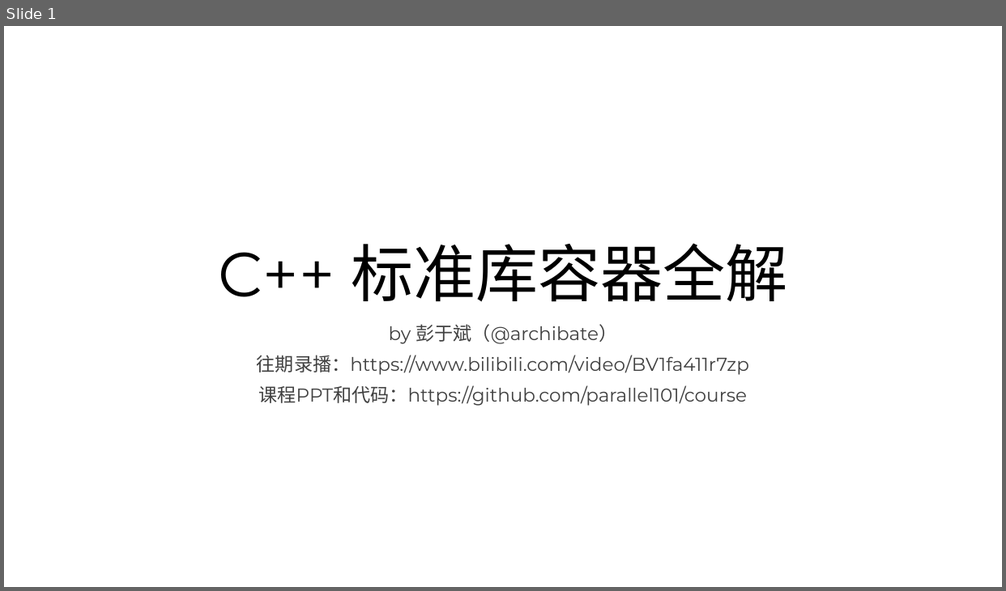
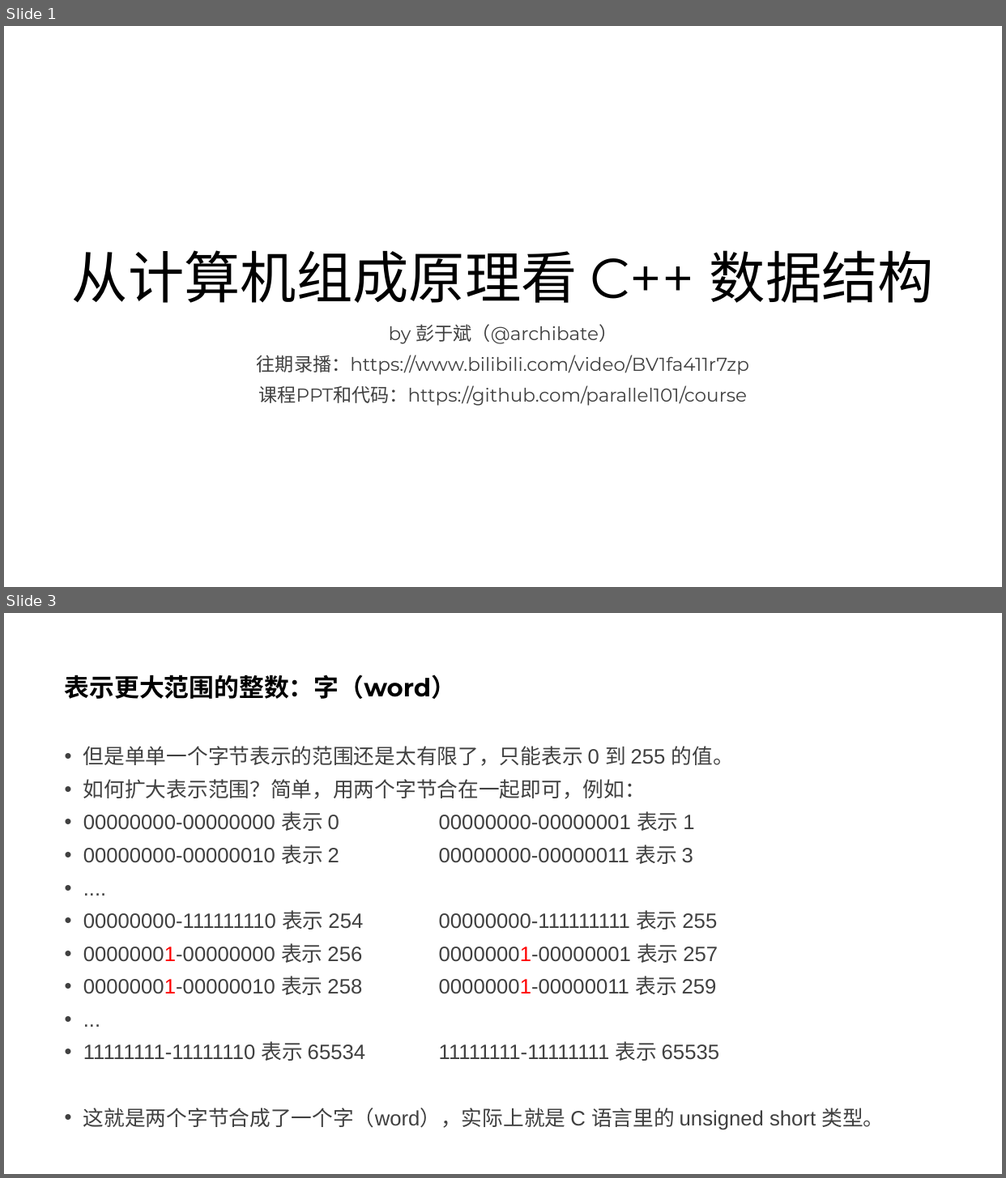
Before and after one commit to parallel101/course, a slide deck: 12/slides.pptx. Shown one above the other, each under a label of ours: slide 1 before the commit, slides 1 and 3 after it; the slides between them are not shown. The pictures are 1006x591 and 1006x1178 pixels, drawn with LibreOffice and Linux fonts; fonts in the diff are those of the drawing. Boxes give left, top, right and bottom in pixels: in the first picture for what was removed or moved away, otherwise in the second. Text is boxed around its words. In the diff, an @@ line names an element or a change of style, - is before the commit and + after.

```diff
--- a/12/slides.pptx
+++ b/12/slides.pptx
@@ slide 3 added at (4,613,1002,1174), background #FFFFFF @@
@@ title added at (65,675,456,699), 24 pt, text #000000, bold @@
+表示更大范围的整数：字（word）
@@ text added at (83,746,884,1131), 20 pt, text #404040 @@
+• 但是单单一个字节表示的范围还是太有限了，只能表示 0 到 255 的值。
+• 如何扩大表示范围？简单，用两个字节合在一起即可，例如：
+• 00000000-00000000 表示 0 00000000-00000001 表示 1
+• 00000000-00000010 表示 2 00000000-00000011 表示 3
+• ....
+• 00000000-111111110 表示 254 00000000-111111111 表示 255
+• 00000001-00000000 表示 256 00000001-00000001 表示 257
+• 00000001-00000010 表示 258 00000001-00000011 表示 259
+• ...
+• 11111111-11111110 表示 65534 11111111-11111111 表示 65535
+• 这就是两个字节合成了一个字（word），实际上就是 C 语言里的 unsigned short 类型。
@@ slide 1 changed as well @@
@@ title at (72,250,934,303): text changed; size 60 to 54 pt @@
-C++ 标准库容器全解
+从计算机组成原理看 C++ 数据结构
```
Also in this commit, not shown: 19 other slides added, 5 other files.
